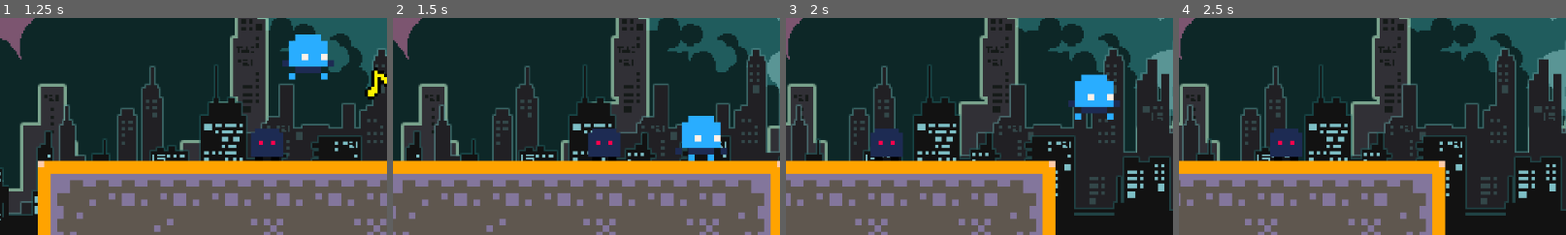
Above: before the commit, frames 1-4 (left to right).
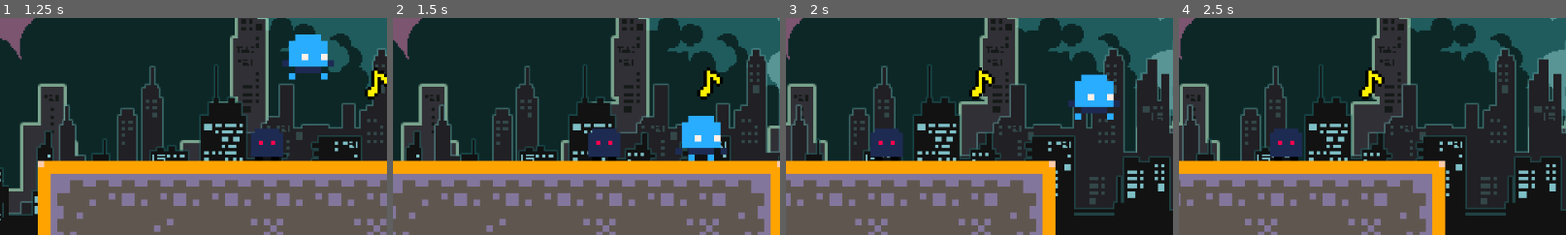
Above: after the commit, the same moments.

Repository: FerenczHollander/webcie-game-jam
Game: Godot game, scene res://level/dummy_level/dummy_level.tscn
Two runs of this game, one before a commit and one after it. Both use one fixed random seed, a clock stepped at 60 frames per second and the inputs below.
Inputs:
- Up to frame 1 (1.25 s): tap Enter (ui_accept) at 0.5, 0.77 s; hold Right (ui_right) from 0.53 s (still down)
- Up to frame 2 (1.5 s): keep holding Right (ui_right)
- Up to frame 3 (2 s): keep holding Right (ui_right); tap Enter (ui_accept) at 1.52 s
- Up to frame 4 (2.5 s): release Right (ui_right) at 2.03 s; hold Left (ui_left) from 2.03 s (still down)
The pictures show only the part of the screen within x 1-51%, y 50-100%; the shares and areas given below are measured in that part.

Frame 1 is identical in both runs. In frame 2, 0.5% of the frame differs, in the area x 78-86%, y 22-38%; in frame 3, 0.5%; in frame 4, 0.5%, in the area x 46-54%, y 22-38%.

Commit message:
werkt nog niet helemaal oeps

Diff:
--- a/MusicNote/music_note.gd
+++ b/MusicNote/music_note.gd
@@ -1,7 +1,6 @@
 extends StaticBody2D
 
+var worth = 1
 
-
-func _on_area_2d_body_entered(body: Node2D) -> void:
-	if body.has_method("killPlayer"):
-		queue_free()
+func getGroints():
+	return worth
--- a/MusicNote/music_note2.tscn
+++ b/MusicNote/music_note2.tscn
@@ -1,13 +1,13 @@
-[gd_scene load_steps=4 format=3 uid="uid://50sd4i16rncw"]
+[gd_scene load_steps=4 format=3 uid="uid://xphyqo5ndarb"]
 
+[ext_resource type="Script" path="res://MusicNote/music_note_2.gd" id="1_iatsv"]
 [ext_resource type="Texture2D" uid="uid://die8wt3kova6m" path="res://MusicNote/pixilart-drawing (2).png" id="1_nhfyo"]
-[ext_resource type="Script" path="res://MusicNote/music_note.gd" id="1_o8nuf"]
 
 [sub_resource type="RectangleShape2D" id="RectangleShape2D_lon7p"]
 size = Vector2(14.4716, 17.4906)
 
 [node name="MusicNote" type="StaticBody2D"]
-script = ExtResource("1_o8nuf")
+script = ExtResource("1_iatsv")
 
 [node name="Sprite2D" type="Sprite2D" parent="."]
 texture_filter = 1
--- /dev/null
+++ b/MusicNote/music_note_2.gd
@@ -0,0 +1,5 @@
+extends "res://MusicNote/music_note.gd"
+
+# Called when the node enters the scene tree for the first time.
+func _ready() -> void:
+	worth = 2
--- a/Player/Player.tscn
+++ b/Player/Player.tscn
@@ -14,8 +14,8 @@
 shape = SubResource("RectangleShape2D_s6d3w")
 
 [node name="Area2D" type="Area2D" parent="."]
-collision_layer = 2
-collision_mask = 2
+collision_layer = 3
+collision_mask = 3
 
 [node name="CollisionShape2D" type="CollisionShape2D" parent="Area2D"]
 shape = SubResource("RectangleShape2D_s6d3w")
--- a/Player/PlayerScript.gd
+++ b/Player/PlayerScript.gd
@@ -10,6 +10,7 @@
 var gravity_modifier = 1.5
 var immunity_time = 3
 var isImmune = false
+var amount_of_groints = 0
 @export var animation_sprite: AnimatedSprite2D
 
 
@@ -55,6 +56,9 @@
 		animation_sprite.modulate = Color.RED
 		await get_tree().create_timer(0.1).timeout
 		animation_sprite.modulate = Color.WHITE
-
+	if body.has_method("getGroints"):
+		amount_of_groints += body.getGroints()
+		print(amount_of_groints)
+		queue_free()
 func killPlayer() -> void:
 	pass
--- a/Player/dummy/dummy_player.tscn
+++ b/Player/dummy/dummy_player.tscn
@@ -58,7 +58,7 @@
 [sub_resource type="RectangleShape2D" id="RectangleShape2D_s6d3w"]
 size = Vector2(8, 7)
 
-[node name="CharacterBody2D" node_paths=PackedStringArray("animation_sprite") instance=ExtResource("1_4dt2w")]
+[node name="CharacterBody2D2" node_paths=PackedStringArray("animation_sprite") instance=ExtResource("1_4dt2w")]
 script = ExtResource("2_8np4t")
 animation_sprite = NodePath("AnimatedSprite2D")
 
@@ -70,6 +70,6 @@
 position = Vector2(0, 0.5)
 shape = SubResource("RectangleShape2D_s6d3w")
 
-[node name="CollisionShape2D" type="CollisionShape2D" parent="Area2D" index="0"]
+[node name="CollisionShape2D2" type="CollisionShape2D" parent="Area2D" index="0"]
 position = Vector2(0, 0.5)
 shape = SubResource("RectangleShape2D_s6d3w")
Not shown: 1 places in level/dummy_level/dummy_level.tscn that only renumber resources
